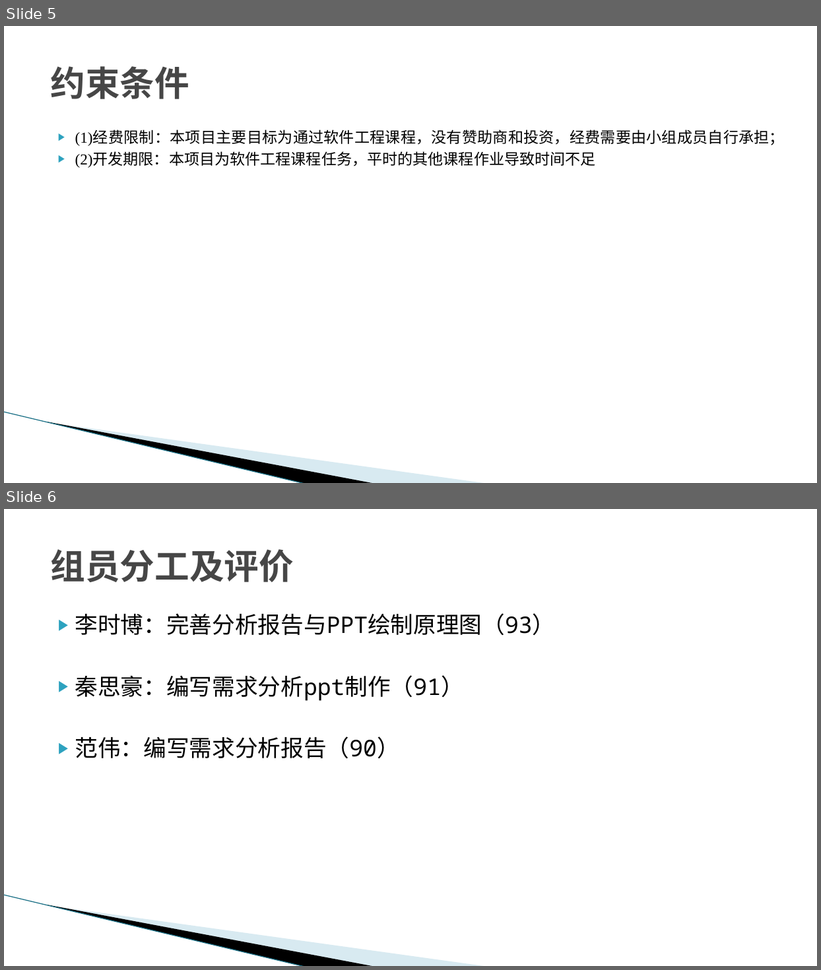
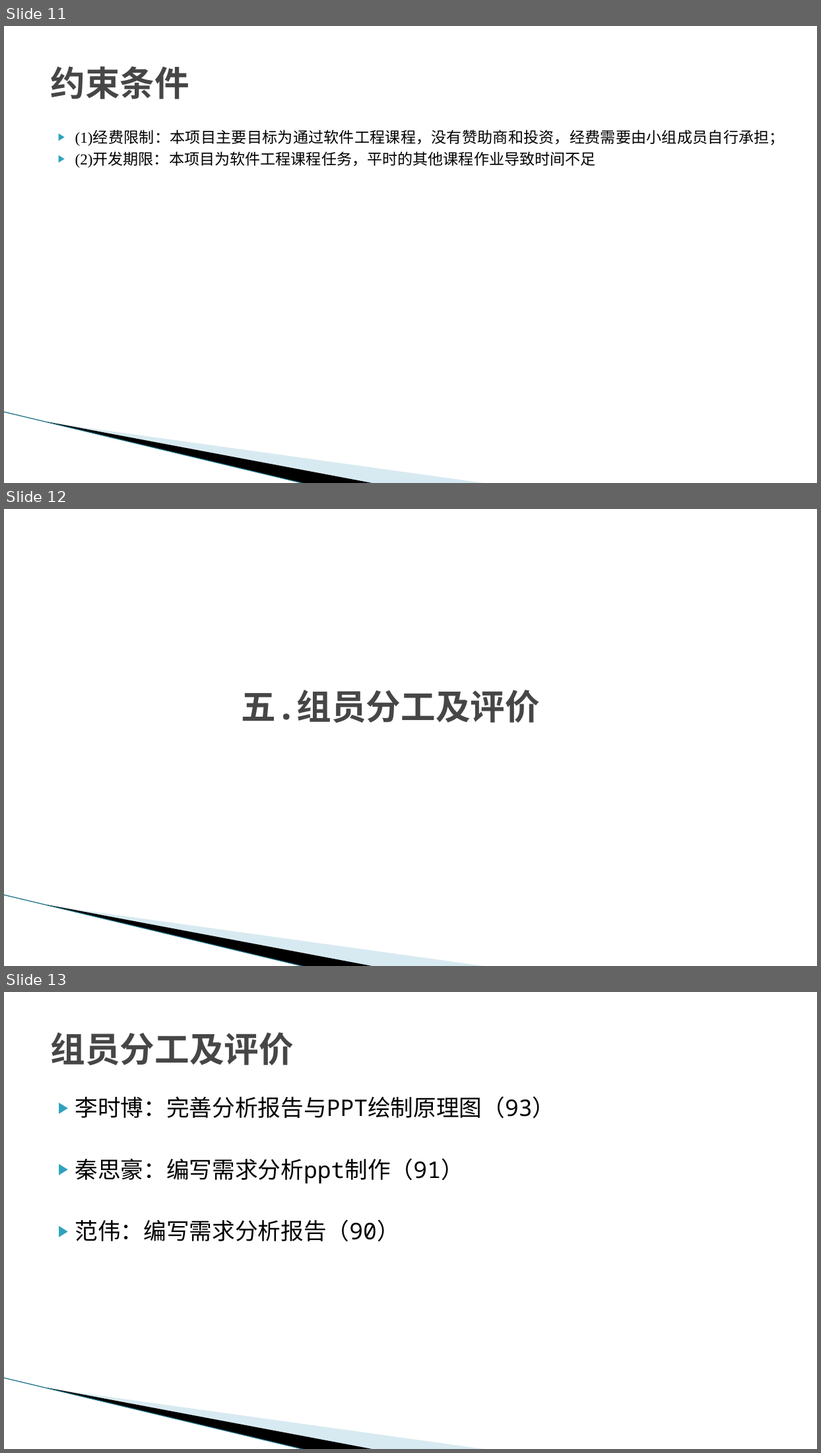
Before and after one commit to G17workfordadoudou/dadoudou, a slide deck: SE2022-G17小组-软件需求.pptx. Shown one above the other, each under a label of ours: slides 5 and 6 before the commit, slides 11, 12 and 13 after it. The pictures are 821x970 and 821x1453 pixels, drawn with LibreOffice and Linux fonts; fonts in the diff are those of the drawing; background and template pictures are left out. Boxes give left, top, right and bottom in pixels: in the first picture for what was removed or moved away, otherwise in the second. Text is boxed around its words. In the diff, an @@ line names an element or a change of style, - is before the commit and + after.

```diff
--- a/SE2022-G17小组-软件需求.pptx
+++ b/SE2022-G17小组-软件需求.pptx
@@ slide 12 added at <box>4,509,817,966</box>, background #FFFFFF; not listed: 3 template elements that a slide beside it also shows @@
@@ title added at <box>241,690,540,723</box>, 41 pt, text #464646, bold @@
+五.组员分工及评价
@@ what was slide 5 is now slide 11 @@
@@ what was slide 6 is now slide 13 @@
```
Also in this commit, not shown: 1 slide changed, 8 other slides added, 7 other files.
